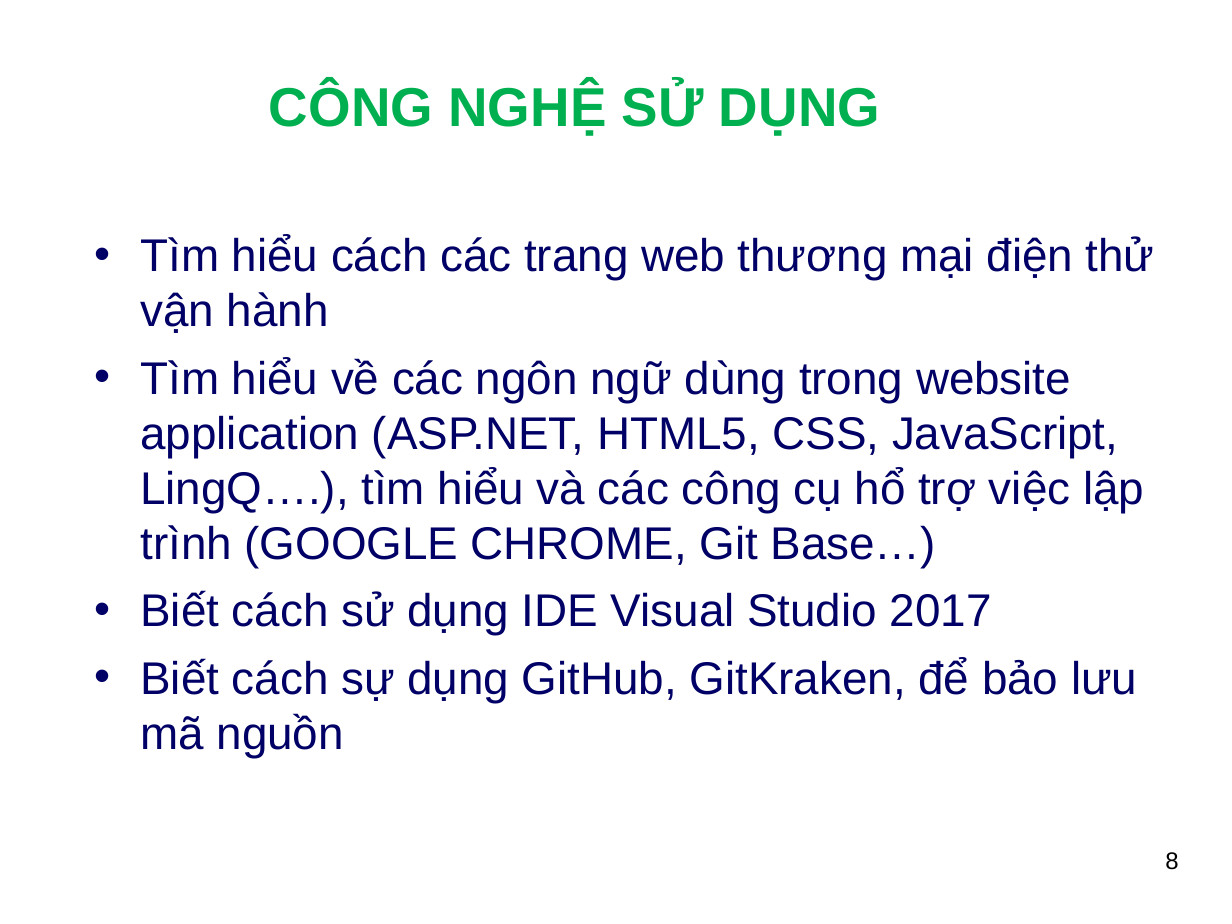
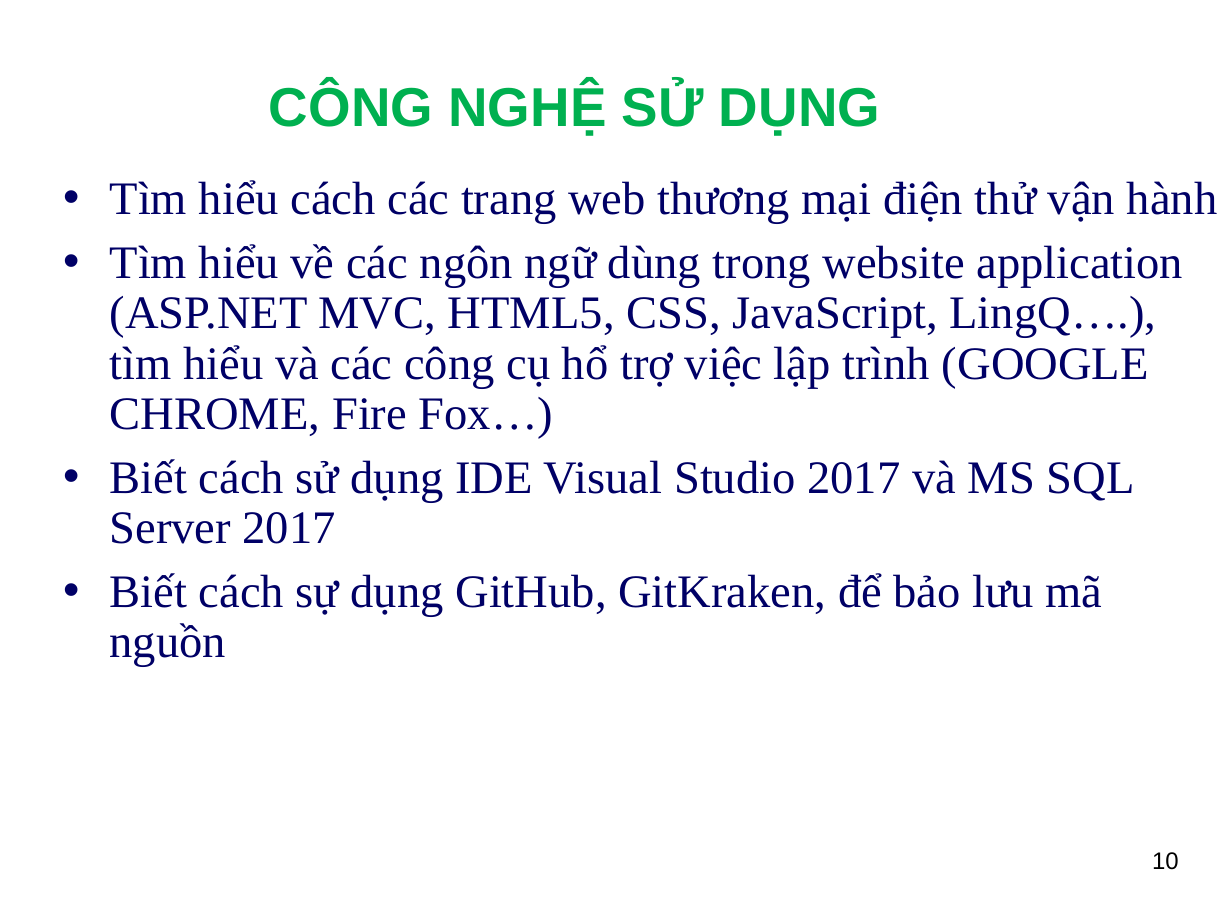
Before and after one commit to dangtuanhuy/MyBagBag, a slide deck: slide 10 of Doc/SlideBC_DT_Huy.ppt (slide 8 before the commit). Drawn at 1232x924 pixels with LibreOffice and Linux fonts; fonts in the diff are those of the drawing; background and template pictures are left out. Boxes give left, top, right and bottom in pixels: in the first picture for what was removed or moved away, otherwise in the second. Text is boxed around its words. In the diff, an @@ line names an element or a change of style, - is before the commit and + after.

```diff
--- a/Doc/SlideBC_DT_Huy.ppt
+++ b/Doc/SlideBC_DT_Huy.ppt
@@ text "Tìm hiểu cách các trang ..." moved from (x1=140, y1=235, x2=1155, y2=758) to (x1=110, y1=180, x2=1218, y2=667) @@
@@ text at (x1=110, y1=180, x2=1218, y2=667): size 26.8 to 27.2 pt, font Arial to Times New Roman in "Tìm hiểu cách các trang web thương ...", "Biết cách sự dụng GitHub, GitKraken, để ..."; line spacing 1 to 0.9 @@
@@ text at (x1=110, y1=244, x2=1183, y2=544): text changed; size 26.8 to 27.2 pt; font Arial to Times New Roman @@
-• Tìm hiểu về các ngôn ngữ dùng trong website application (ASP.NET, HTML5, CSS, JavaScript, LingQ….), tìm hiểu và các công cụ hổ trợ việc lập trình (GOOGLE CHROME, Git Base…)
-• Biết cách sử dụng IDE Visual Studio 2017
+• Tìm hiểu về các ngôn ngữ dùng trong website application (ASP.NET MVC, HTML5, CSS, JavaScript, LingQ….), tìm hiểu và các công cụ hổ trợ việc lập trình (GOOGLE CHROME, Fire Fox…)
+• Biết cách sử dụng IDE Visual Studio 2017 và MS SQL Server 2017
@@ page number at (x1=1152, y1=852, x2=1179, y2=870): text changed @@
-8
+10
```
Also in this commit, not shown: 24 other slides changed, 4 slides added, 11 other files.
